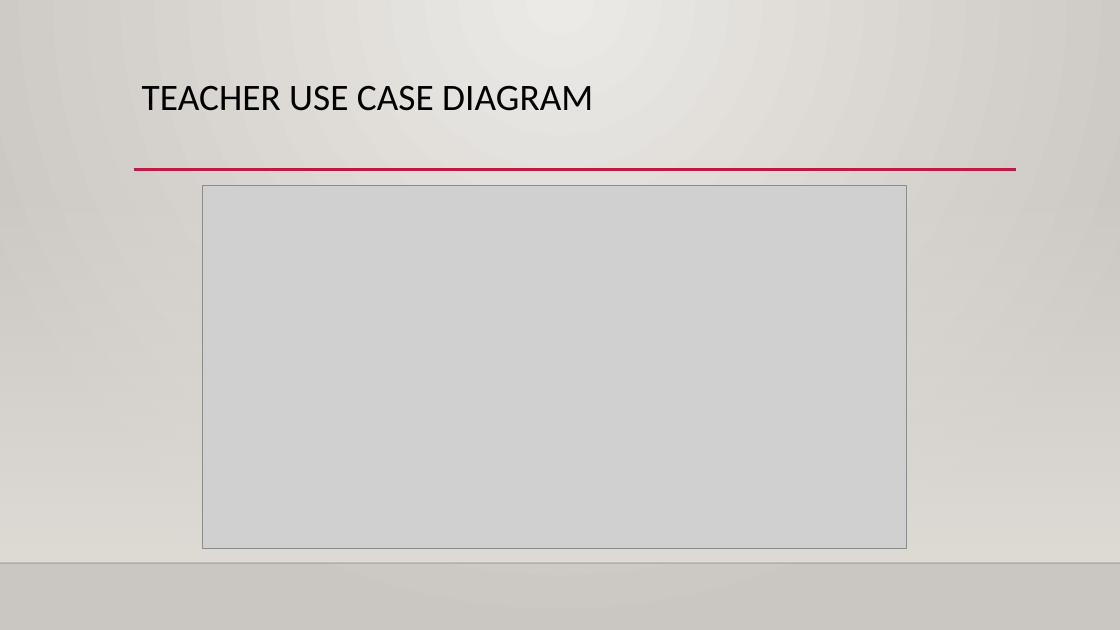
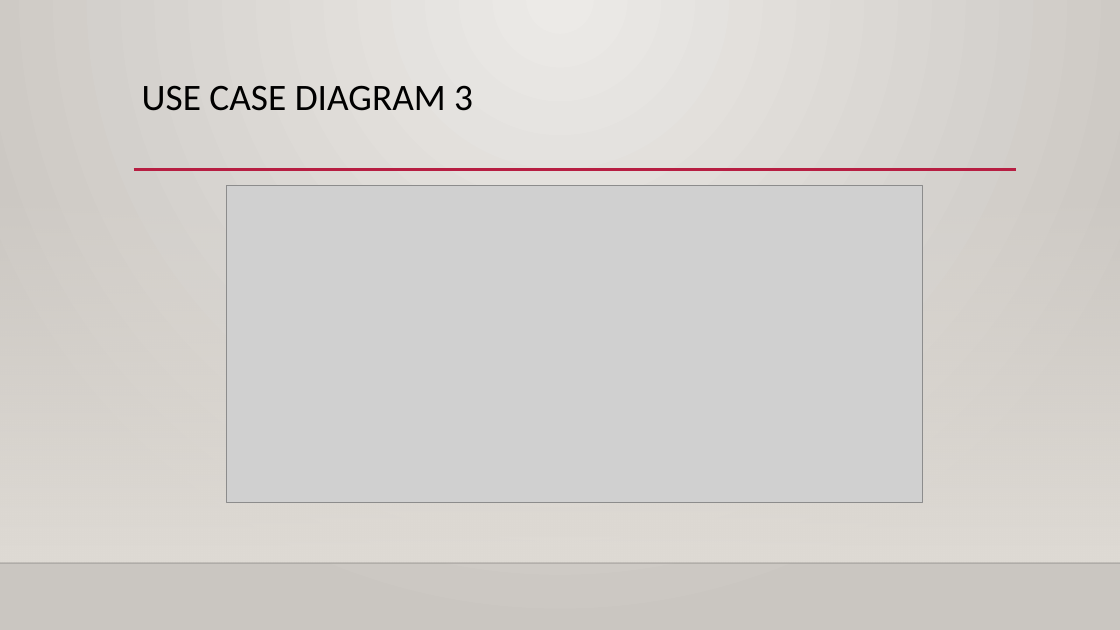
Before and after one commit to StewartSteven/Attend-In, a slide deck: slide 16 of Attend-in_Sprint1.pptx (slide 14 before the commit). Drawn at 1120x630 pixels with LibreOffice and Linux fonts; fonts in the diff are those of the drawing; grey boxes stand for pictures; background and template pictures are left out. Boxes give left, top, right and bottom in pixels: in the first picture for what was removed or moved away, otherwise in the second. Text is boxed around its words. In the diff, an @@ line names an element or a change of style, - is before the commit and + after.

```diff
--- a/Attend-in_Sprint1.pptx
+++ b/Attend-in_Sprint1.pptx
@@ title at box(142, 85, 473, 111): text changed @@
-TEACHER USE CASE DIAGRAM
+USE CASE DIAGRAM 3
@@ picture: place and size @@
-picture at box(202, 185, 907, 548)
+picture at box(227, 185, 923, 502)
```
Also in this commit, not shown: 4 other slides changed.
